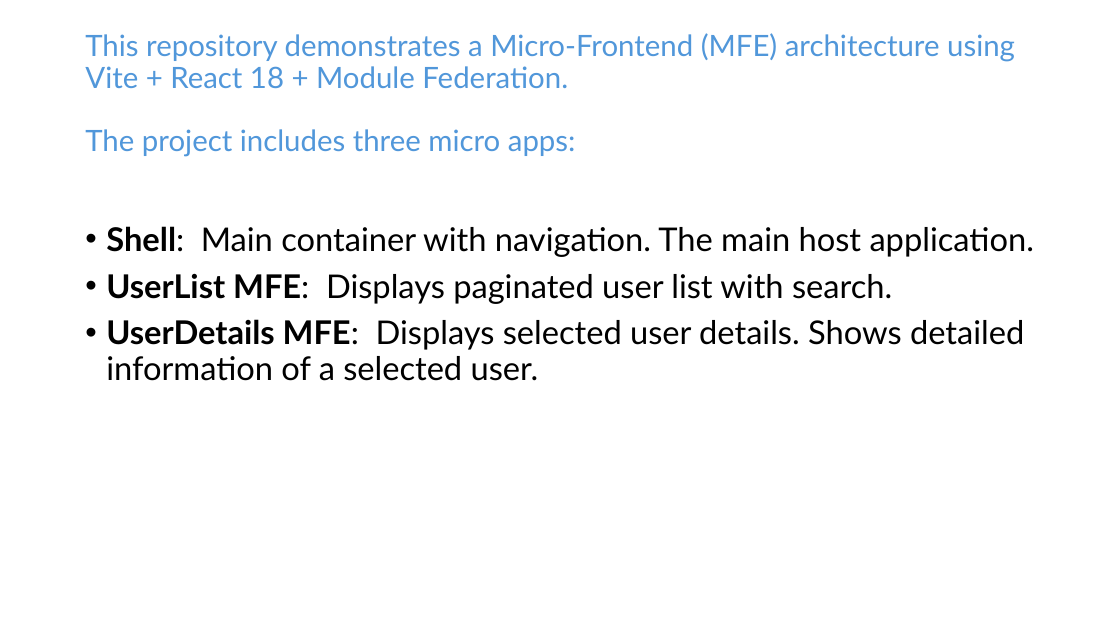
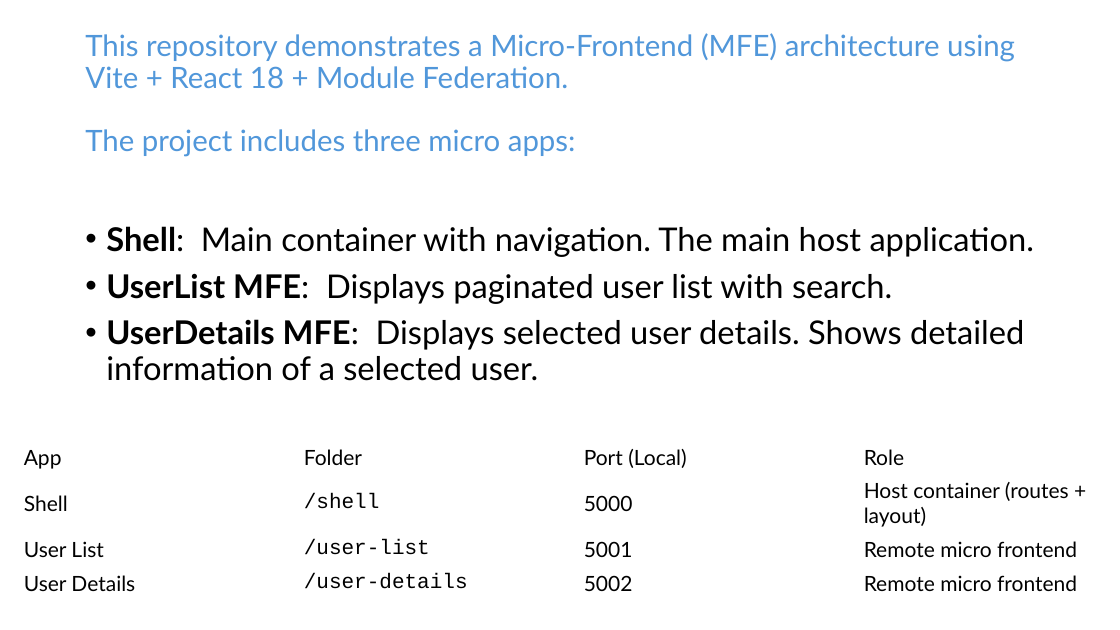
Before and after one commit to maumitasarkar16/mfe-user-management-system, a slide deck: slide 2 of User-Dashboard-MFE.pptx. Drawn at 1120x630 pixels with LibreOffice and Linux fonts; fonts in the diff are those of the drawing. Boxes give left, top, right and bottom in pixels: in the first picture for what was removed or moved away, otherwise in the second. Text is boxed around its words. In the diff, an @@ line names an element or a change of style, - is before the commit and + after.

```diff
--- a/User-Dashboard-MFE.pptx
+++ b/User-Dashboard-MFE.pptx
@@ table added at (x1=15, y1=440, x2=1120, y2=600), 4 rows, 4 columns @@
+App | Folder | Port (Local) | Role
+Shell | /shell | 5000 | Host container (routes + layout)
+User List | /user-list | 5001 | Remote micro frontend
+User Details | /user-details | 5002 | Remote micro frontend
```
Also in this commit, not shown: 2 slides added.
